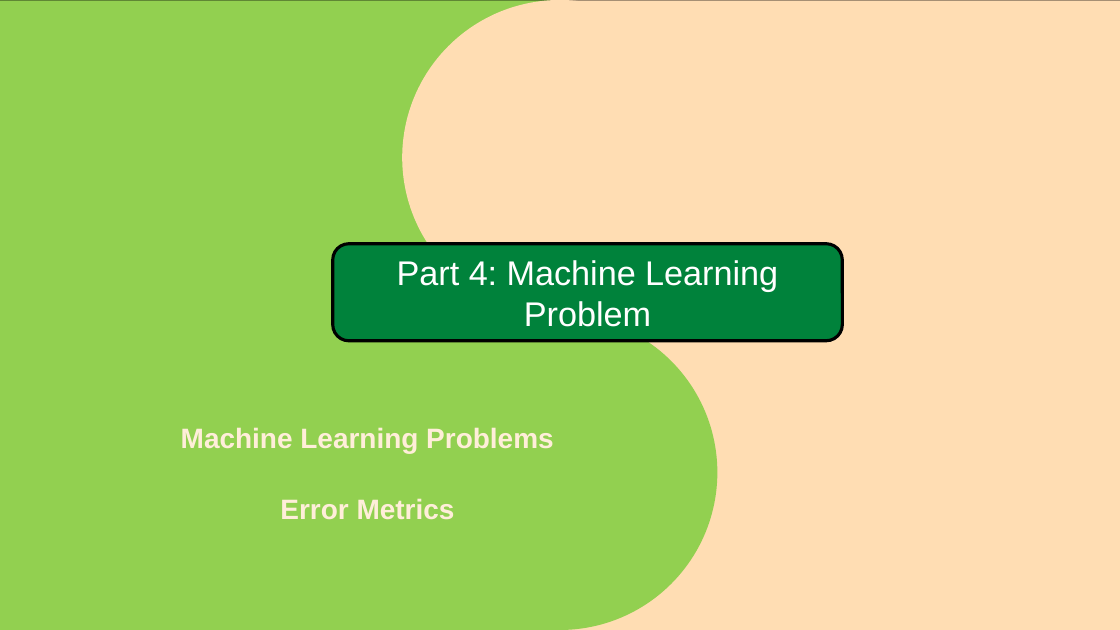
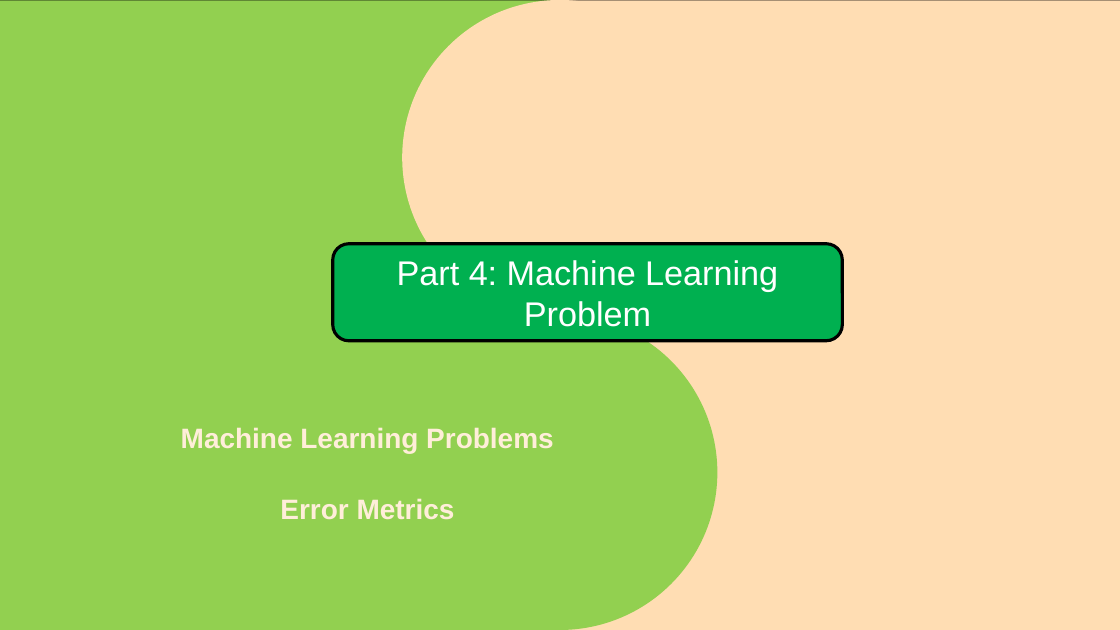
Before and after one commit to frank-trollmann/machine-learning_example-project, a slide deck: slide 22 of documentation/Session 1.pptx (slide 21 before the commit). Drawn at 1120x630 pixels with LibreOffice and Linux fonts; fonts in the diff are those of the drawing. Boxes give left, top, right and bottom in pixels: in the first picture for what was removed or moved away, otherwise in the second. Text is boxed around its words. In the diff, an @@ line names an element or a change of style, - is before the commit and + after.

```diff
--- a/documentation/Session 1.pptx
+++ b/documentation/Session 1.pptx
@@ rounded rectangle "Part 4: Machine Learning Problem" at (333,244,842,342): fill #00823B to #00B050 @@
```
Also in this commit, not shown: 14 other slides changed, 1 slide added, 1 other file.
